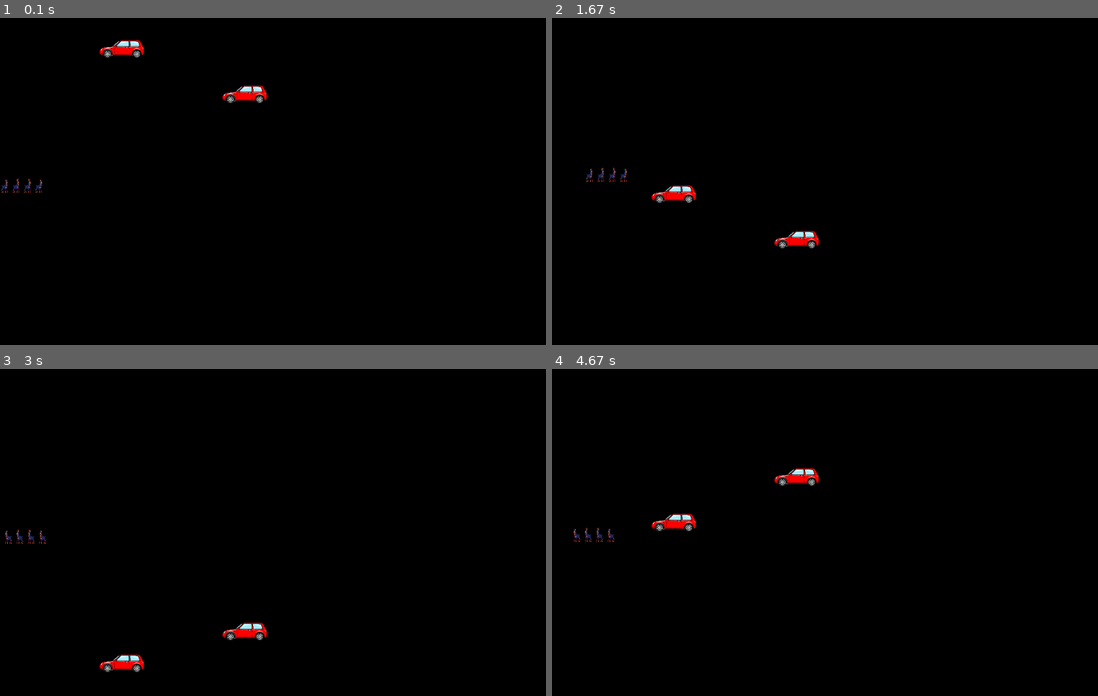
Above: before the commit, frames 1-4 (two rows, left to right).
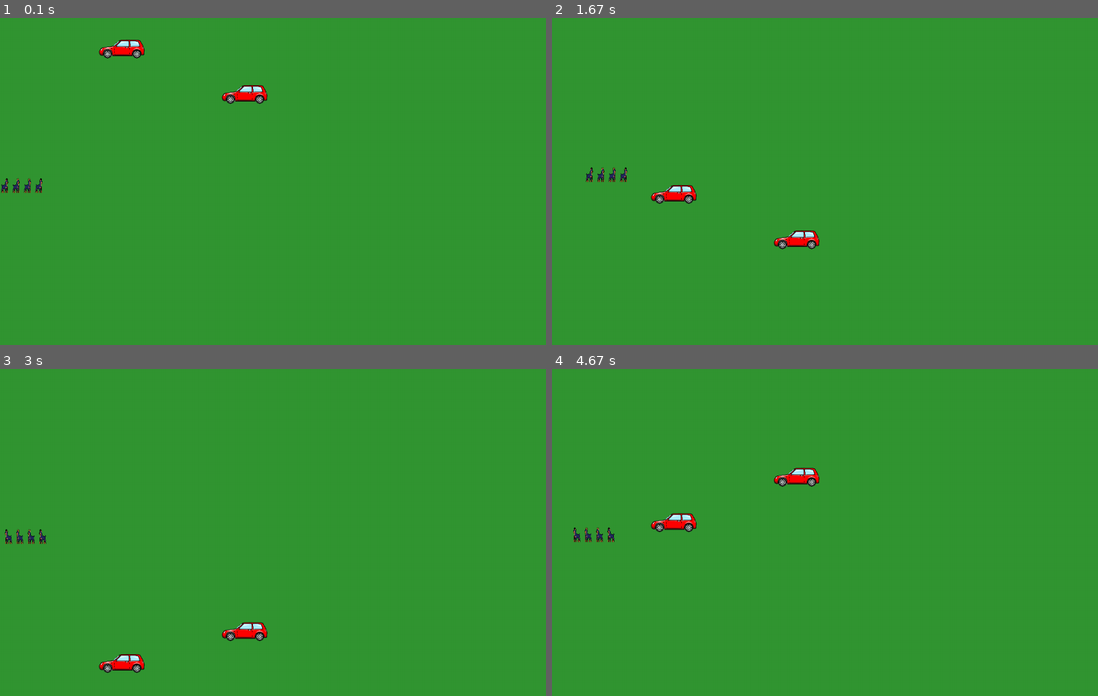
Above: after the commit, the same moments.

Repository: baby-sal/dogtective
Game: pygame game, started from user_interface/game.py
Same seed, same stepped clock (60 frames per second), same inputs: the game is played once before the commit and once after it.
Inputs:
- Up to frame 1 (0.1 s): no input
- Up to frame 2 (1.67 s): hold Right 0.33-0.8 s; hold Up 0.83-1.13 s; hold Right 1.17-1.63 s
- Up to frame 3 (3 s): hold Left 1.67-2.2 s; hold Down 2.23-2.53 s; hold Left 2.57-2.97 s
- Up to frame 4 (4.67 s): hold Up 3-3.37 s; hold Right 3.4-4.03 s; hold Down 4.07-4.43 s; hold Left from 4.47 s (still down)

The runs differ from the first frame. In frame 1, 99% of the frame differs, in the area x 0-100%, y 0-100%; in frame 2, 99%; in frame 3, 99%; in frame 4, 99%.

Commit message:
game ends when you lose all health

Diff:
--- a/user_interface/game.py
+++ b/user_interface/game.py
@@ -20,8 +20,9 @@
         pygame.display.set_caption("Dogtective")
         self.clock = pygame.time.Clock()
 
+        self.dog = Character("dog")
         self.dog_group = pygame.sprite.Group()
-        self.dog_group.add(Character("dog"))
+        self.dog_group.add(self.dog)
 
         car_img = pygame.image.load('../logic/assets/images/obstacles/car.png').convert_alpha()
         car1 = Obstacle("car1", car_img, 190, 0, 0.2, 1, 10, [1, 0])
@@ -43,26 +44,31 @@
 
     # Game loop: Keeps window open until quit
     def game_loop(self):
-
-        while True:
+        run = True
+        while run:
 
             for event in pygame.event.get():
                 if event.type == pygame.QUIT:
-                    pygame.quit()  # releases pygame resources
-                    sys.exit()
+                    run = False
 
-            self.game_display.fill((0, 0, 0))
+            if self.dog.health > 0:
+                self.game_display.fill((50, 150, 50))
 
-            self.render_all(self.car_group)
-            self.render_dog(self.car_group)
+                self.render_all(self.car_group)
+                self.render_dog(self.car_group)
 
-            pygame.display.update()
-            self.clock.tick(20)
+                pygame.display.update()
+                self.clock.tick(20)
+            else:
+                # game over screen here
+                run = False
 
 
 def run():
     game = GameRunner(1200, 720)
     game.game_loop()
+    pygame.quit()
+    sys.exit()
 
 
 if __name__ == '__main__':
